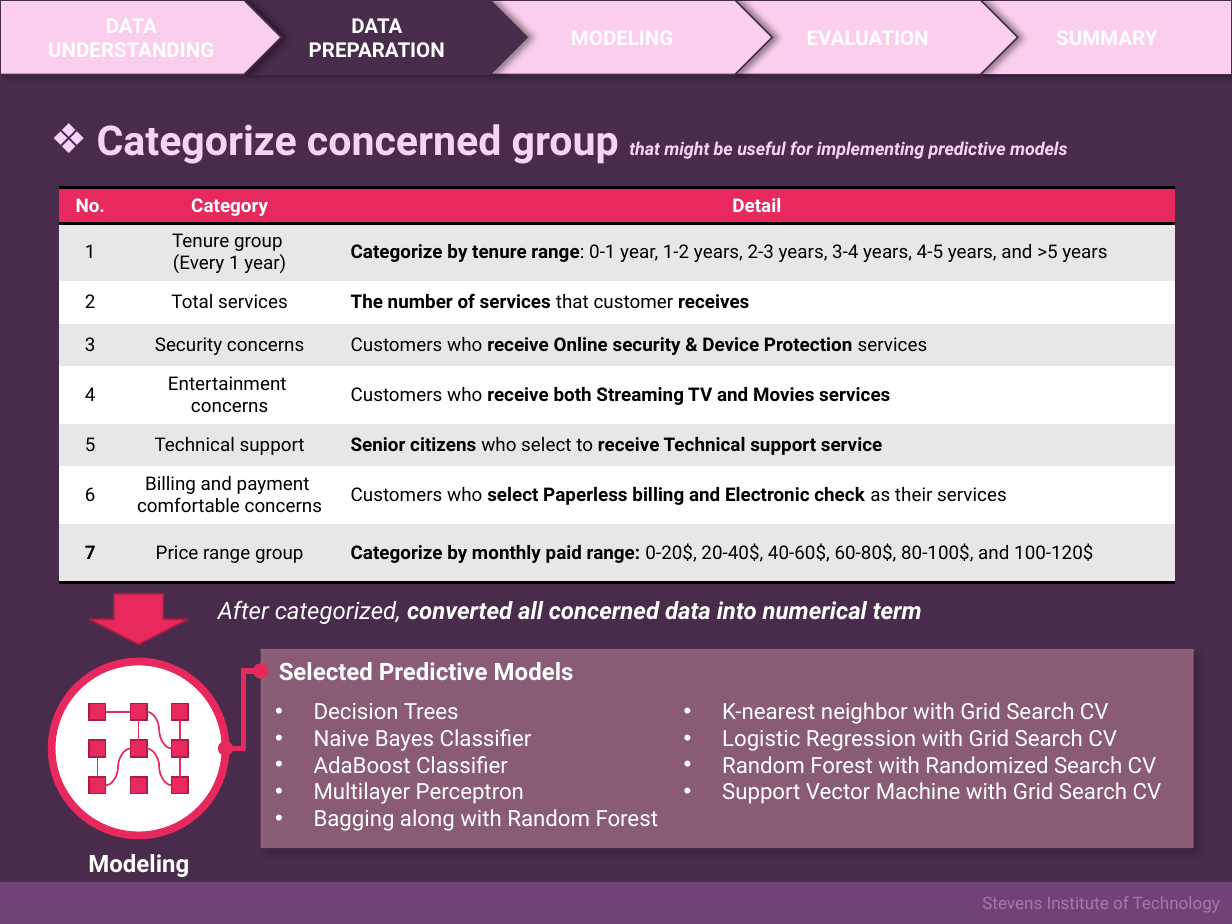
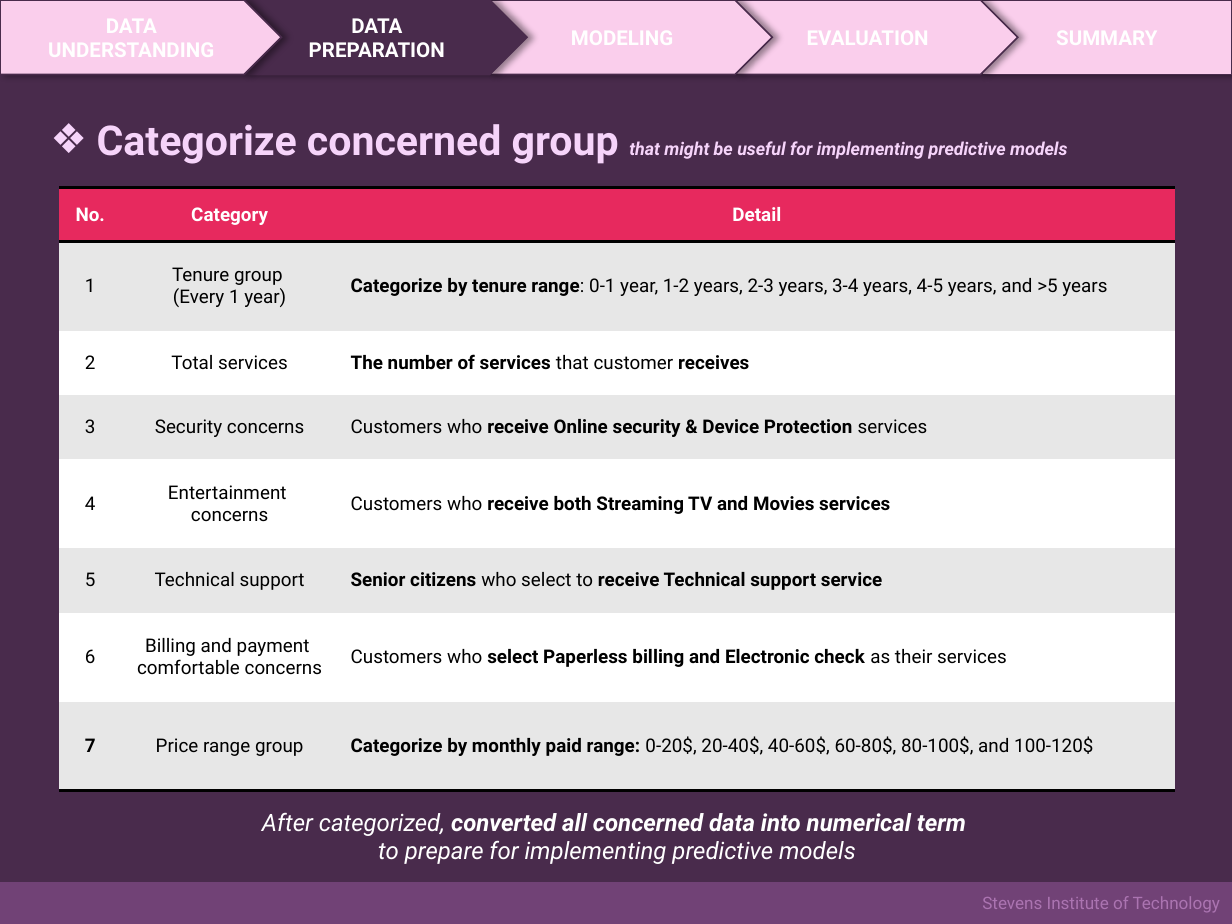
Before and after one commit to ohmthanap/Telecom-Customer-Churn-Predictions, a slide deck: slide 7 of PPT_Churn-Predictions-Telecom-Customer.pptx. Drawn at 1232x924 pixels with LibreOffice and Linux fonts; fonts in the diff are those of the drawing. Boxes give left, top, right and bottom in pixels: in the first picture for what was removed or moved away, otherwise in the second. Text is boxed around its words. In the diff, an @@ line names an element or a change of style, - is before the commit and + after.

```diff
--- a/PPT_Churn-Predictions-Telecom-Customer.pptx
+++ b/PPT_Churn-Predictions-Telecom-Customer.pptx
@@ table: place and size @@
-table at (59, 187, 1174, 582)
+table at (59, 187, 1174, 790)
@@ down arrow removed at (89, 594, 187, 644) @@
@@ rectangle removed at (261, 649, 1194, 849) @@
@@ elbow double arrow removed from (225, 749) to (261, 671) @@
@@ text removed at (279, 662, 574, 680) @@
-Selected Predictive Models
@@ text removed at (314, 703, 659, 831) @@
-• Decision Trees
-• Naive Bayes Classifier
-• AdaBoost Classifier
-• Multilayer Perceptron
-• Bagging along with Random Forest
@@ text removed at (722, 702, 1162, 804) @@
-• K-nearest neighbor with Grid Search CV
-• Logistic Regression with Grid Search CV
-• Random Forest with Randomized Search CV
-• Support Vector Machine with Grid Search CV
@@ group removed at (52, 662, 225, 835): 9 rectangles, 5 lines, 3 curved lines, 1 ellipse @@
@@ text "After categorized, converted all concerned ...": place and size @@
-text "After categorized, converted all concerned ..." at (218, 600, 922, 624)
+text "After categorized, converted all concerned ..." at (262, 812, 966, 864)
@@ text at (262, 812, 966, 836): alignment left to centre @@
@@ text removed at (88, 854, 189, 877) @@
-Modeling
@@ text at (378, 840, 856, 864): paragraph added @@
+to prepare for implementing predictive models
```
Also in this commit, not shown: 2 other slides changed, 1 slide added, 1 slide removed, 1 other file.
